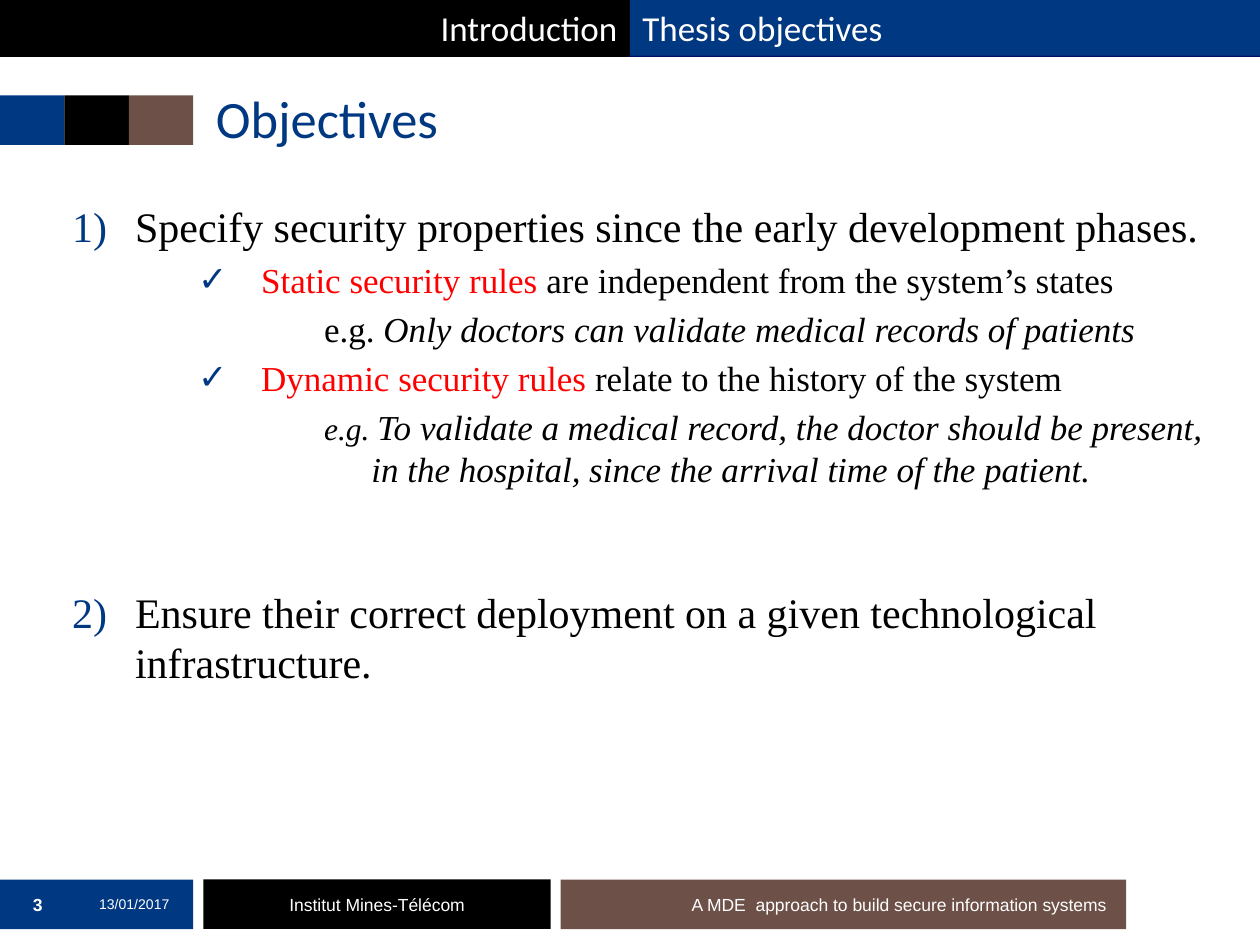
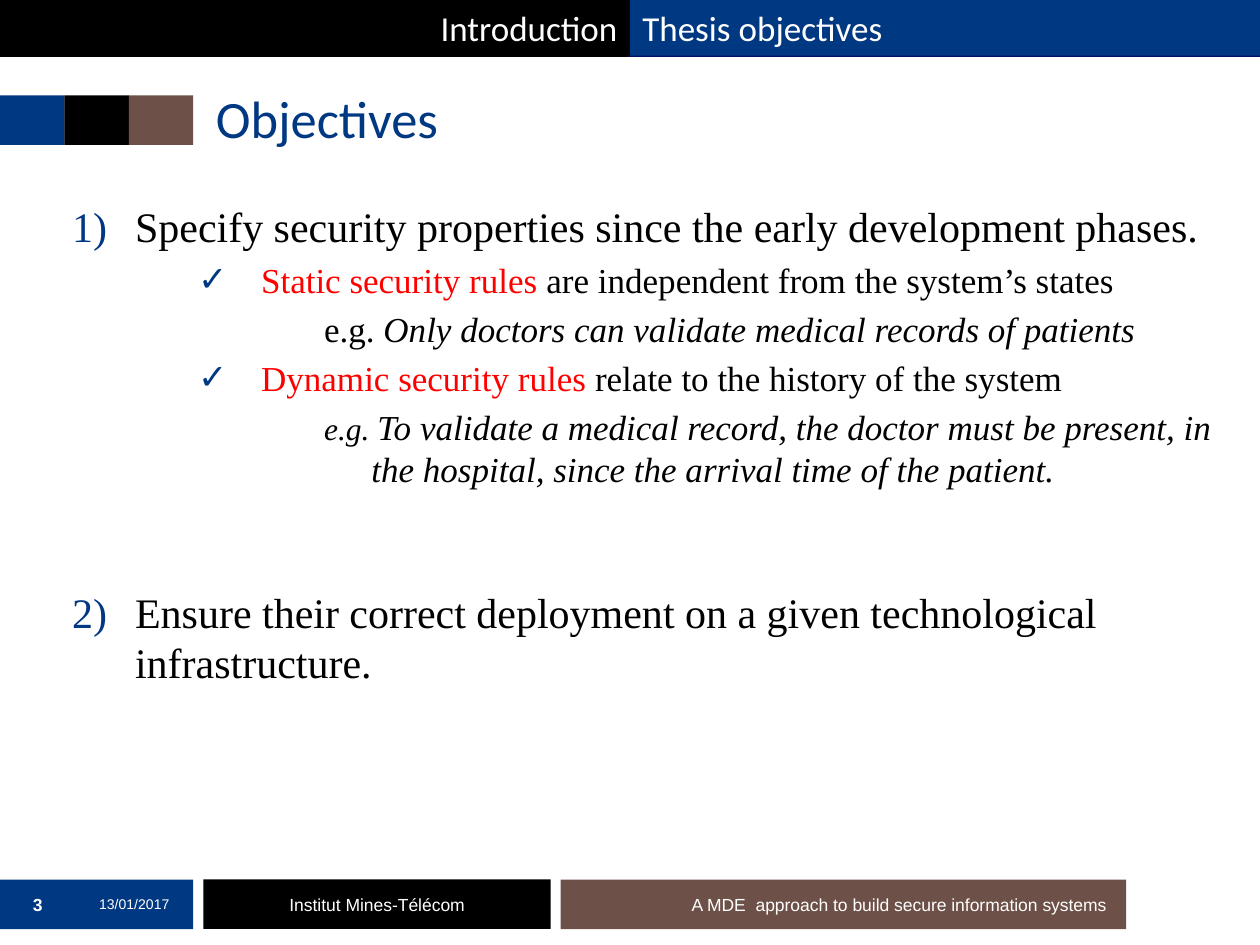
Before and after one commit to mai-ng/phdDefense, a slide deck: slide 3 of slides/presentation-defense.pptx. Drawn at 1260x945 pixels with LibreOffice and Linux fonts; fonts in the diff are those of the drawing; background and template pictures are left out. Boxes give left, top, right and bottom in pixels: in the first picture for what was removed or moved away, otherwise in the second. Text is boxed around its words. In the diff, an @@ line names an element or a change of style, - is before the commit and + after.

```diff
--- a/slides/presentation-defense.pptx
+++ b/slides/presentation-defense.pptx
@@ text at box(324, 415, 1211, 489): text changed @@
-        e.g. To validate a medical record, the doctor should be present, in the hospital, since the arrival time of the patient.
+        e.g. To validate a medical record, the doctor must be present, in the hospital, since the arrival time of the patient.
```
Also in this commit, not shown: 11 other slides changed.
